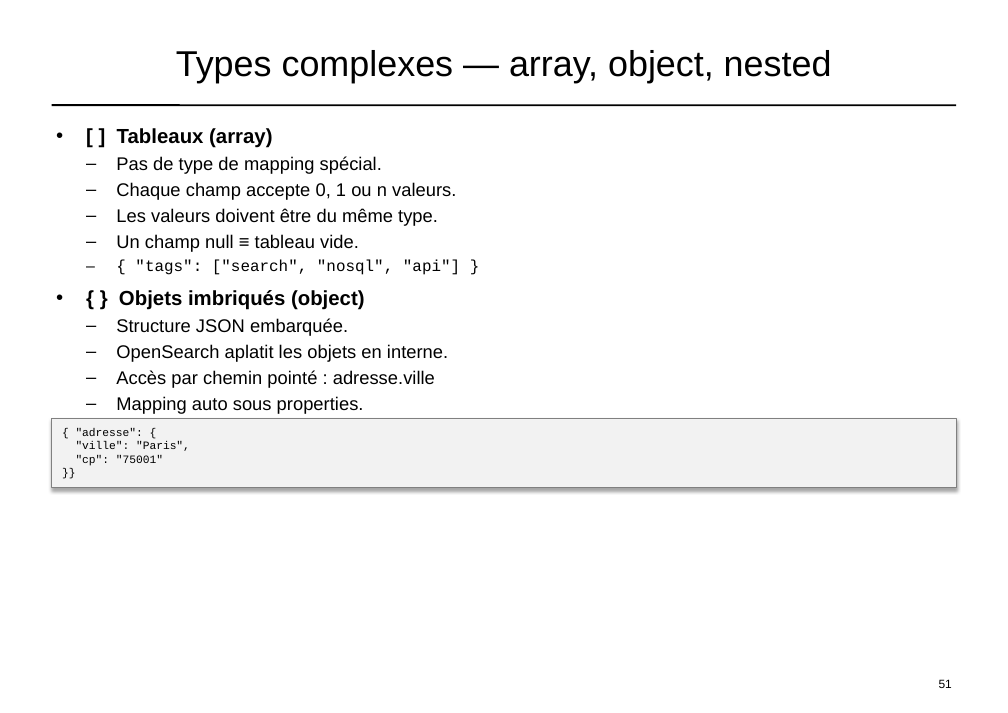
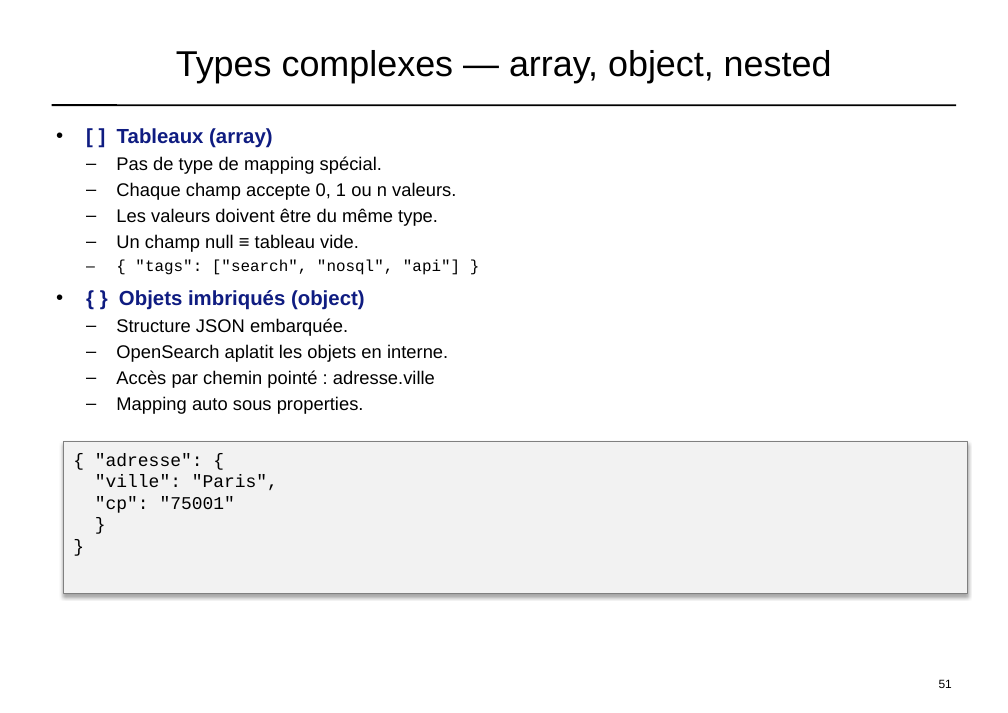
Before and after one commit to dthibau/opensearch, a slide deck: slide 41 of opensearch_simple.pptx. Drawn at 1008x713 pixels with LibreOffice and Linux fonts; fonts in the diff are those of the drawing. Boxes give left, top, right and bottom in pixels: in the first picture for what was removed or moved away, otherwise in the second. Text is boxed around its words. In the diff, an @@ line names an element or a change of style, - is before the commit and + after.

```diff
--- a/opensearch_simple.pptx
+++ b/opensearch_simple.pptx
@@ text at (117,128,365,310): text colour #000000 to #0F1C81 in "[ ] Tableaux (array)", "{ } Objets imbriqués (object)" @@
@@ text in rectangle at (63,441,967,594): text changed; size 9.4 to 15 pt @@
-}}
+}
+}
@@ rectangle "{ "adresse": {": place and size @@
-rectangle "{ "adresse": {" at (52,418,956,488)
+rectangle "{ "adresse": {" at (63,441,967,594)
@@ text in rectangle at (95,453,278,513): size 9.4 to 15 pt @@
```
Also in this commit, not shown: 23 other slides changed, 11 slides added, 3 other files.
